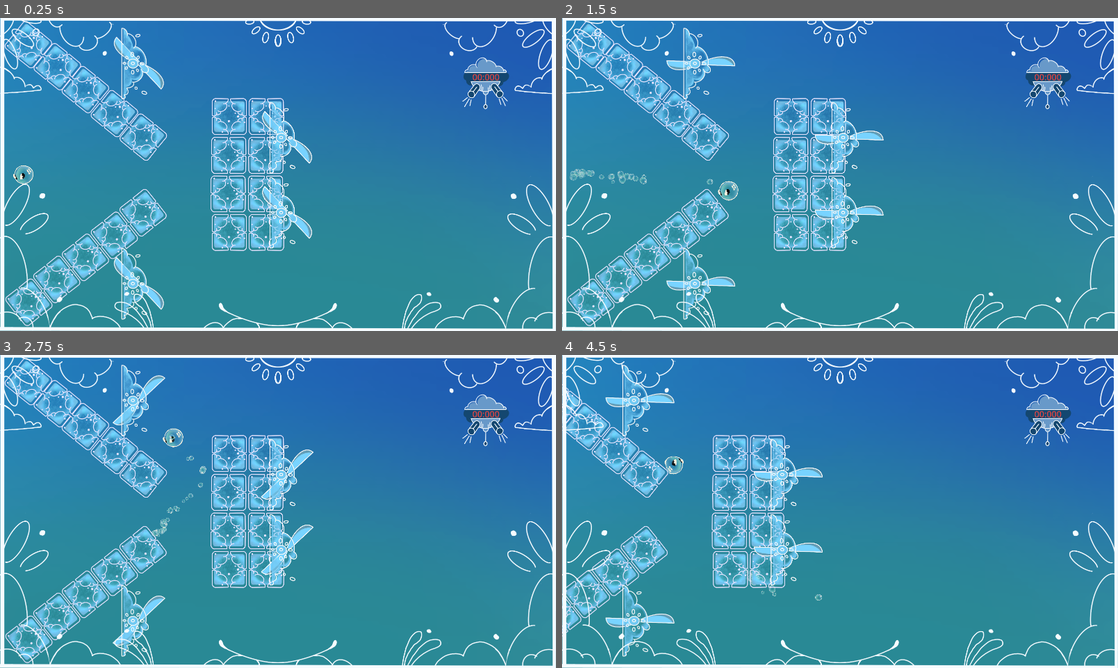
Above: before the commit, frames 1-4 (two rows, left to right).
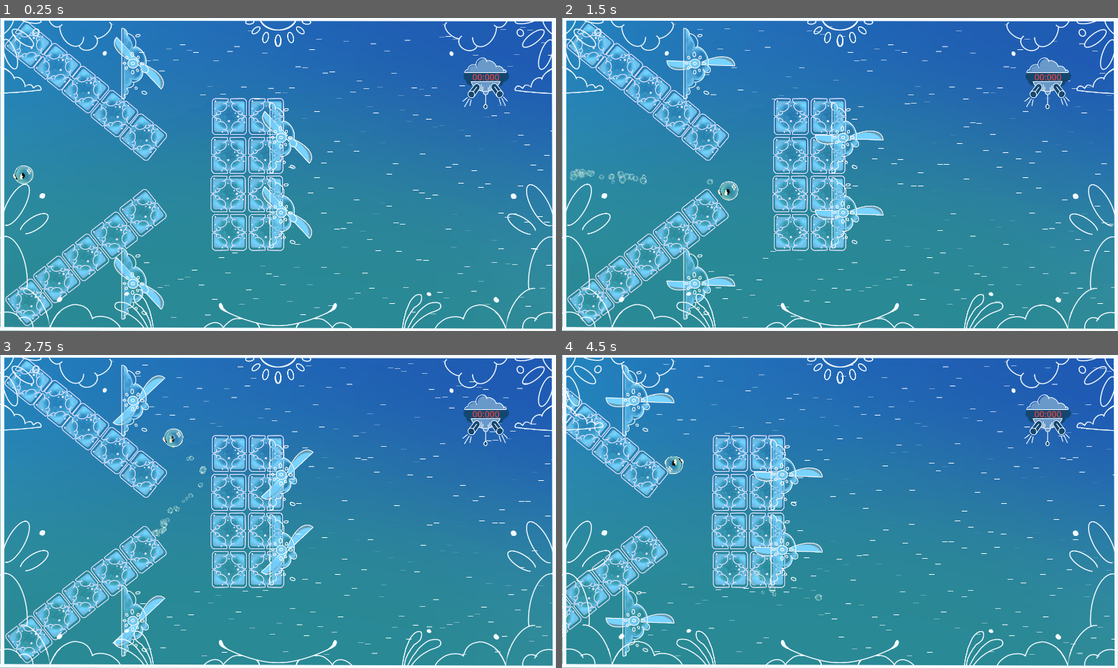
Above: after the commit, the same moments.

Repository: davifarhi/GGJ25-CrashSim-Untitled
Game: Godot game, scene res://scenes/levels/Level3.tscn
Same seed, same stepped clock (60 frames per second), same inputs: the game is played once before the commit and once after it. This scene is started directly instead of the project's main scene.
Inputs (mouse positions are in pixels of both pictures, inside the frame that each line leads up to):
- Up to frame 1 (0.25 s): no input
- Up to frame 2 (1.5 s): move the mouse to (962, 158) at 0.52 s; click (962, 158) at 0.6 s; move the mouse to (728, 190) at 1.27 s; tap Delete at 1.35 s
- Up to frame 3 (2.75 s): move the mouse to (333, 442) at 2.02 s; click (333, 442) at 2.1 s
- Up to frame 4 (4.5 s): move the mouse to (812, 574) at 2.77 s; tap Delete at 2.85, 4.35 s; move the mouse to (1006, 558) at 3.52 s; click (1006, 558) at 3.6 s; move the mouse to (673, 464) at 4.27 s

The runs differ from the first frame. In frame 1, 0.5% of the frame differs, in the area x 24-100%, y 2-96%; in frame 2, 0.5%; in frame 3, 0.5%; in frame 4, 0.6%, in the area x 13-100%, y 2-97%.

Commit message:
Change particles system

Diff:
--- a/ggj-crashsim-untilted/scenes/levels/Level2.tscn
+++ b/ggj-crashsim-untilted/scenes/levels/Level2.tscn
@@ -10,6 +10,7 @@
 
 [node name="Level2" type="Node2D"]
 script = ExtResource("1_6q3w1")
+timeout_in_secs = 600.0
 
 [node name="Camera2D" parent="." instance=ExtResource("2_3cy08")]
 rightLimite = 2808.0
--- a/ggj-crashsim-untilted/scenes/levels/Level3.tscn
+++ b/ggj-crashsim-untilted/scenes/levels/Level3.tscn
@@ -58,7 +58,7 @@
 
 [node name="Level3" type="Node2D"]
 script = ExtResource("1_wkf88")
-timeout_in_secs = 30.0
+timeout_in_secs = 600.0
 
 [node name="Boubou" parent="." instance=ExtResource("2_oswnc")]
 position = Vector2(-877, 0)
@@ -224,7 +224,6 @@
 
 [node name="CollisionShape2D" type="CollisionShape2D" parent="Obstacles/WindTurbine2/WindTurbine"]
 position = Vector2(0, 84.2803)
-scale = Vector2(1, 1)
 shape = SubResource("RectangleShape2D_43fx0")
 
 [node name="Block7" parent="Obstacles/WindTurbine2" instance=ExtResource("4_dvoel")]
@@ -466,12 +465,10 @@
 [node name="WindTurbine8" parent="Obstacles" instance=ExtResource("5_h7vng")]
 position = Vector2(8888, -368)
 rotation = -1.57079
-scale = Vector2(1, 1)
 acceleration_amount = 3.0
 
 [node name="CollisionShape2D" type="CollisionShape2D" parent="Obstacles/WindTurbine8"]
 position = Vector2(0, 894.001)
-scale = Vector2(1, 1)
 shape = SubResource("RectangleShape2D_7yj1i")
 
 [node name="WindTurbine7" parent="Obstacles" instance=ExtResource("5_h7vng")]
@@ -481,7 +478,6 @@
 
 [node name="CollisionShape2D" type="CollisionShape2D" parent="Obstacles/WindTurbine7"]
 position = Vector2(0.00195313, 546.269)
-scale = Vector2(1, 1)
 shape = SubResource("RectangleShape2D_ymgxx")
 
 [node name="WindTurbine9" parent="Obstacles" instance=ExtResource("5_h7vng")]
@@ -748,7 +744,6 @@
 [node name="CollisionShape2D" type="CollisionShape2D" parent="Obstacles/WindTurbine12"]
 position = Vector2(0.129883, 277.87)
 rotation = -0.00134501
-scale = Vector2(1, 1)
 shape = SubResource("RectangleShape2D_ptpvn")
 
 [node name="WindTurbine13" parent="Obstacles" instance=ExtResource("5_h7vng")]
--- a/ggj-crashsim-untilted/scenes/obstacles/wind_turbine.gd
+++ b/ggj-crashsim-untilted/scenes/obstacles/wind_turbine.gd
@@ -22,6 +22,10 @@
 	particles.amount *= sqrt(ratio)
 	particles.preprocess = particles.lifetime
 	particles.speed_scale *= acceleration_amount
+	var duplicatedMat = particles.process_material.duplicate() as ParticleProcessMaterial
+	duplicatedMat.angle_min = 180-global_rotation_degrees
+	duplicatedMat.angle_max = 180-global_rotation_degrees
+	particles.process_material = duplicatedMat
 	if ratio > 1:
 		var oldSize = particles.visibility_rect.size.y
 		var newSize = oldSize * ratio
--- a/ggj-crashsim-untilted/scenes/obstacles/wind_turbine.tscn
+++ b/ggj-crashsim-untilted/scenes/obstacles/wind_turbine.tscn
@@ -123,7 +123,6 @@
 texture = ExtResource("4_n5gnm")
 lifetime = 2.0
 preprocess = 1.0
-trail_enabled = true
 trail_lifetime = 0.2
 trail_sections = 10
 
Binary file changed: ggj-crashsim-untilted/assets/particleWind.png
